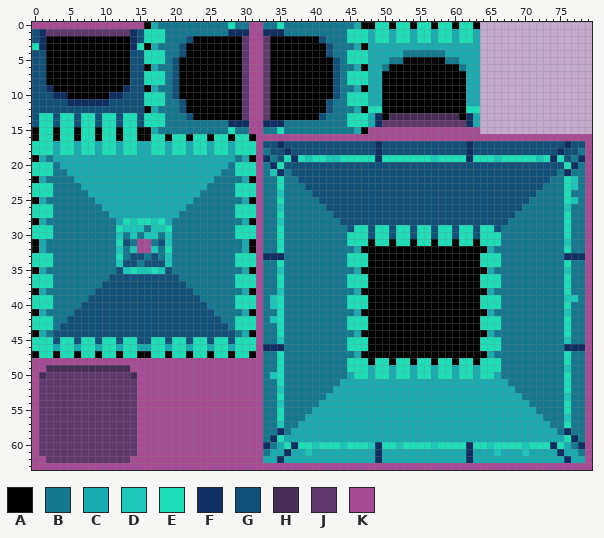
A sprite sheet gets an edit: Color_game/build/assets/tileset.png. Above, as it was before the edit.
The file is 80x64 pixels.
Palette (. is transparent): A #000000  B #14788f  C #19abb0  D #1cc7b9  E #1ddeb7  F #0f2e61  G #115078  H #472e57  J #5f386e  K #a64c94
Now the later version:
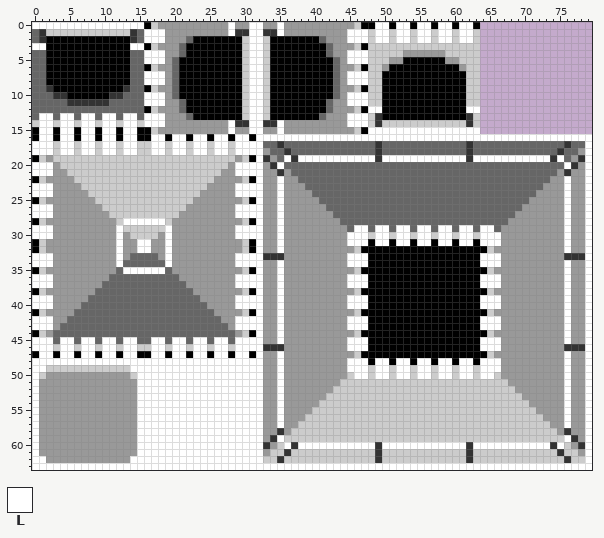
Colours new in this view: L #ffffff
Difference:
colour B: #14788f -> #999999
colour C: #19abb0 -> #cccccc
colour F: #0f2e61 -> #333333
colour G: #115078 -> #666666
Changed rows in their new state; - is a pixel that keeps its letter.
first column x 0:
 0 LLLLLLLLLLLLLLLL------------L--LL--L-------------LL-LL-LL-LL-LL-----------------
 1 --CCCCCCCCCCCC--LLL---------L--LL--L---------LLL-LL-LL-LL-LL-LL-----------------
 2 ----------------LLL-----------CLLC-----------LLL-LL-LL-LL-LL-LL-----------------
 3 LL------------LL--------------CLLC----------------------------------------------
 4 ----------------LLL-----------CLLC-----------LLL--------------------------------
 5 ----------------LLL-----------CLLC-----------LLL--------------------------------
 6 ------------------------------CLLC----------------------------------------------
 7 ----------------LLL-----------CLLC-----------LLL--------------------------------
 8 ----------------LLL-----------CLLC-----------LLL--------------------------------
 9 ------------------------------CLLC----------------------------------------------
10 ----------------LLL-----------CLLC-----------LLL--------------------------------
11 ----------------LLL-----------CLLC-----------LLL--------------------------------
12 ------------------------------CLLC--------------LL------------LL----------------
13 -LL-LL-LL-LL-LL-LLL-----------CLLC-----------LLL---AAAAAAAAAA-------------------
14 CLLCLLCLLCLLCLLCLLL---------L--LL--L---------LLL--CCCCCCCCCCCC------------------
15 -LL-LL-LL-LL-LL-------------L--LL--L------------LLLLLLLLLLLLLLLL----------------
16 -LL-LL-LL-LL-LL--LL-LL-LL-LL-LL-LLLLLLLLLLLLLLLLLLLLLLLLLLLLLLLLLLLLLLLLLLLLLLLL
17 LLL-LL-LL-LL-LL--LL-LL-LL-LL-LLLL----------------------------------------------L
18 LLL-LL-LL-LL-LL--LL-LL-LL-LL-LLLL----------------------------------------------L
19 --------------------------------L---L-LLLLLLLLLLL-LLLLLLLLLLLL-LLLLLLLLLLL-L---L
20 LLL--------------------------LLLL--L----------------------------------------L--L
21 LLL--------------------------LLLL-B--------------------------------------------L
22 --------------------------------L--L----------------------------------------LB-L
23 LLL--------------------------LLLL--L----------------------------------------LB-L
24 LLL--------------------------LLLL--L----------------------------------------L--L
25 --------------------------------L--L----------------------------------------LB-L
26 LLL--------------------------LLLL--L----------------------------------------L--L
27 LLL--------------------------LLLL--L----------------------------------------L--L
28 -------------LLLLLL-------------L--L----------------------------------------L--L
29 LLL---------LCCCCCCL---------LLLL--L----------LL-LL-LL-LL-LL-LL-LL----------L--L
30 LLL---------L-CCCC-L---------LLLL--L---------LLLCLLCLLCLLCLLCLLCLLL---------L--L
31 ------------LB-LL-BL------------L--L---------LLL-LL-LL-LL-LL-LL-LLL---------L--L
32 ------------L-BLLB-L------------L--L----------------------------------------L--L
33 LLL---------L---G--L---------LLLL------------LLL----------------LLL------------L
34 LLL---------L--G---L---------LLLL--L---------LLL----------------LLL---------L--L
35 -------------LLLLLL-------------L--L----------------------------------------L--L
36 LLL--------------------------LLLL--L---------LLL----------------LLL---------L--L
37 LLL--------------------------LLLL--L---------LLL----------------LLL---------L--L
38 --------------------------------L--L----------------------------------------L--L
39 LLL--------------------------LLLL-BL---------LLL----------------LLL---------LB-L
40 LLL--------------------------LLLL-BL---------LLL----------------LLL---------L--L
41 --------------------------------L--L----------------------------------------L--L
42 LLL--------------------------LLLL-BL---------LLL----------------LLL---------L--L
43 LLL--------------------------LLLL--L---------LLL----------------LLL---------L--L
44 --------------------------------L--L----------------------------------------L--L
45 LLL-LL-LL-LL-LL--LL-LL-LL-LL-LLLL--L---------LLL----------------LLL---------L--L
46 LLL-LL-LL-LL-LL--LL-LL-LL-LL-LLLL------------LLL----------------LLL------------L
47 -LL-LL-LL-LL-LL--LL-LL-LL-LL-LL-L--L----------------------------------------L--L
48 LLLLLLLLLLLLLLLLLLLLLLLLLLLLLLLLL--L---------LLL-LL-LL-LL-LL-LL-LLL---------L--L
49 LLCCCCCCCCCCCCLLLLLLLLLLLLLLLLLLL--L---------LLL-LL-LL-LL-LL-LL-LLL---------L--L
50 LCBBBBBBBBBBBBCLLLLLLLLLLLLLLLLLL-BL----------LL-LL-LL-LL-LL-LL-LL----------L--L
51 LBBBBBBBBBBBBBBLLLLLLLLLLLLLLLLLL--L----------------------------------------L--L
52 LBBBBBBBBBBBBBBLLLLLLLLLLLLLLLLLL--L----------------------------------------L--L
53 LBBBBBBBBBBBBBBLLLLLLLLLLLLLLLLLL--L----------------------------------------L--L
54 LBBBBBBBBBBBBBBLLLLLLLLLLLLLLLLLL--L----------------------------------------L--L
55 LBBBBBBBBBBBBBBLLLLLLLLLLLLLLLLLL--L----------------------------------------L--L
56 LBBBBBBBBBBBBBBLLLLLLLLLLLLLLLLLL--L----------------------------------------L--L
57 LBBBBBBBBBBBBBBLLLLLLLLLLLLLLLLLL--L----------------------------------------L--L
58 LBBBBBBBBBBBBBBLLLLLLLLLLLLLLLLLL----------------------------------------------L
59 LBBBBBBBBBBBBBBLLLLLLLLLLLLLLLLLL--L----------------------------------------L--L
60 LBBBBBBBBBBBBBBLLLLLLLLLLLLLLLLLL---L-LLLLLLLLLLL-LLLLLLLLLLLL-LLLLLLLLLLL-L---L
61 LBBBBBBBBBBBBBBLLLLLLLLLLLLLLLLLL------C--------------------------C---C--------L
62 LLBBBBBBBBBBBBLLLLLLLLLLLLLLLLLLL----------------------------------------------L
63 LLLLLLLLLLLLLLLLLLLLLLLLLLLLLLLLLLLLLLLLLLLLLLLLLLLLLLLLLLLLLLLLLLLLLLLLLLLLLLLL
